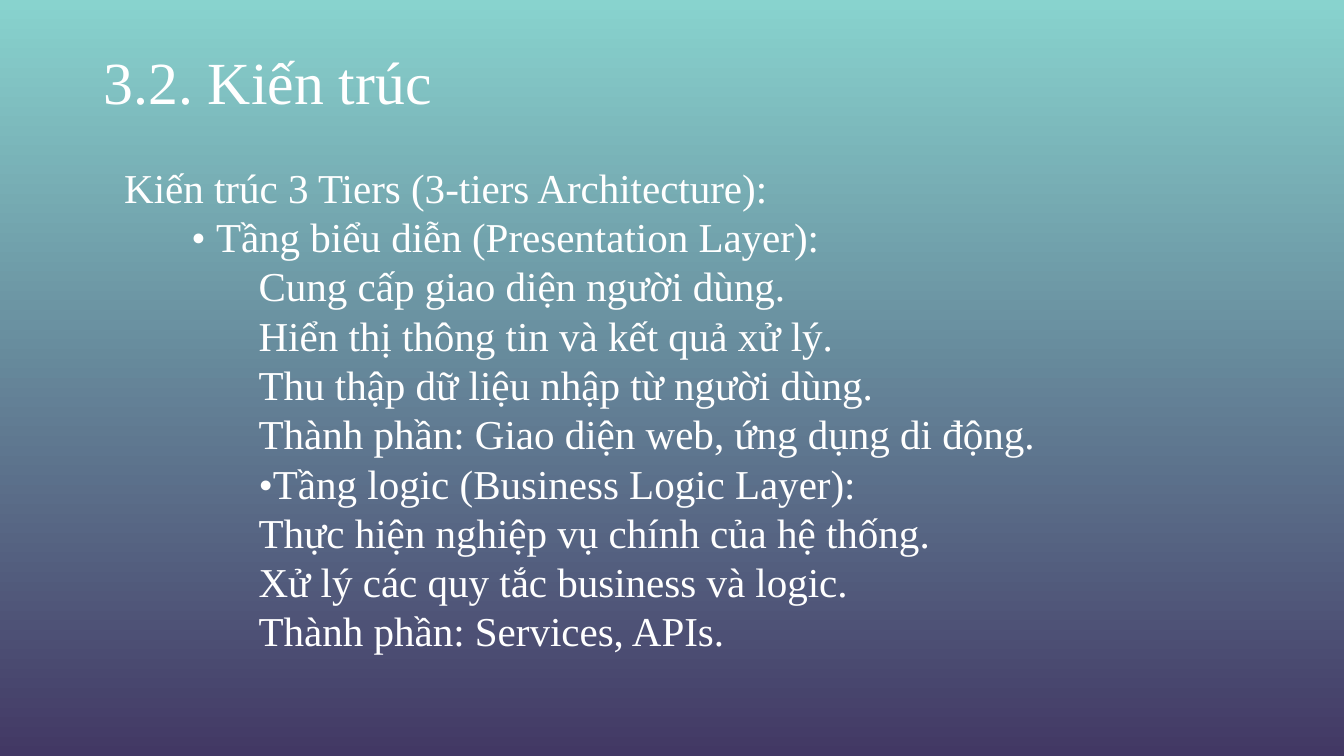
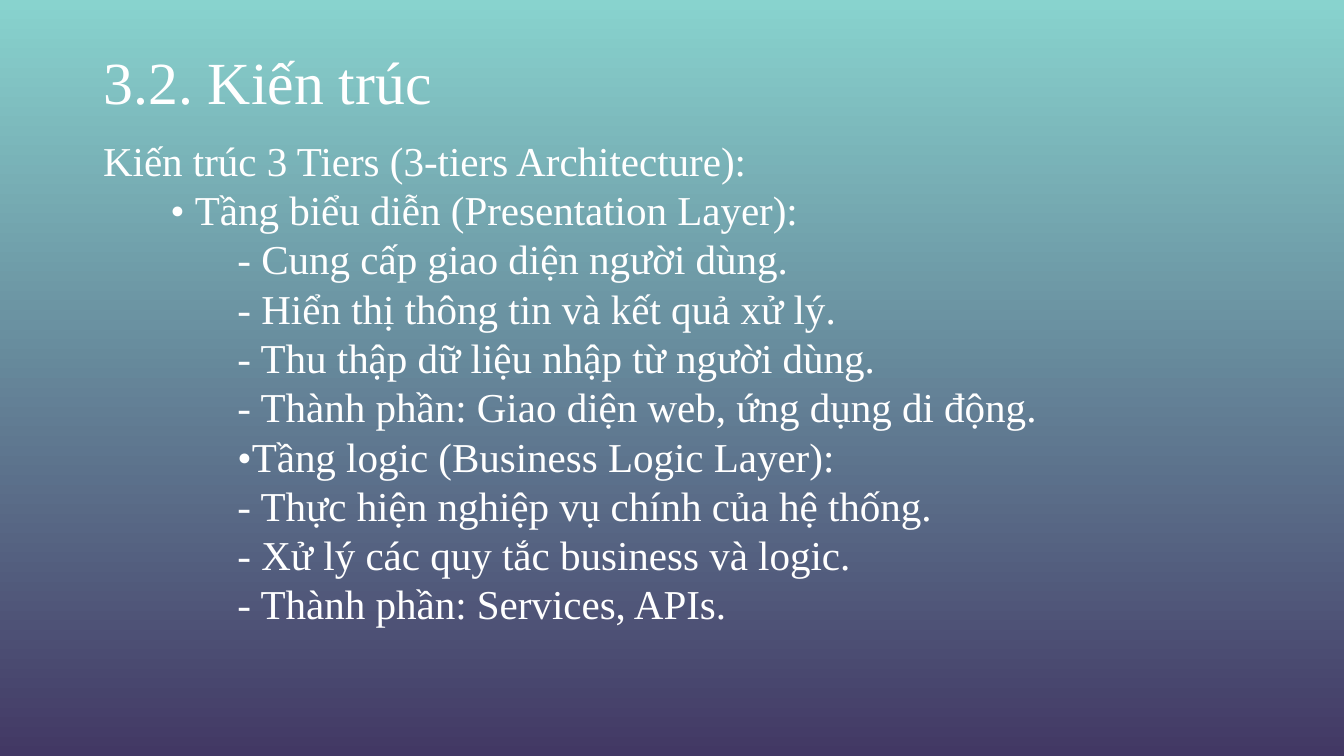
Before and after one commit to hoangtienmanhduc/Nhom14_KienTrucThietKePhanMem-, a slide deck: slide 19 of KTVTKPM.pptx. Drawn at 1344x756 pixels with LibreOffice and Linux fonts; fonts in the diff are those of the drawing; background and template pictures are left out. Boxes give left, top, right and bottom in pixels: in the first picture for what was removed or moved away, otherwise in the second. Text is boxed around its words. In the diff, an @@ line names an element or a change of style, - is before the commit and + after.

```diff
--- a/KTVTKPM.pptx
+++ b/KTVTKPM.pptx
@@ text "Kiến trúc 3 Tiers (3-tiers ..." moved from (x1=124, y1=173, x2=1034, y2=654) to (x1=103, y1=146, x2=1036, y2=627) @@
@@ text at (x1=261, y1=244, x2=1036, y2=430): text changed @@
-  Cung cấp giao diện người dùng.
-  Hiển thị thông tin và kết quả xử lý.
-  Thu thập dữ liệu nhập từ người dùng.
-  Thành phần: Giao diện web, ứng dụng di động.
+  - Cung cấp giao diện người dùng.
+  - Hiển thị thông tin và kết quả xử lý.
+  - Thu thập dữ liệu nhập từ người dùng.
+  - Thành phần: Giao diện web, ứng dụng di động.
@@ text at (x1=261, y1=491, x2=932, y2=627): text changed @@
-  Thực hiện nghiệp vụ chính của hệ thống.
-  Xử lý các quy tắc business và logic.
-  Thành phần: Services, APIs.
+  - Thực hiện nghiệp vụ chính của hệ thống.
+  - Xử lý các quy tắc business và logic.
+  - Thành phần: Services, APIs.
```
Also in this commit, not shown: 26 other slides changed, 1 other file.
